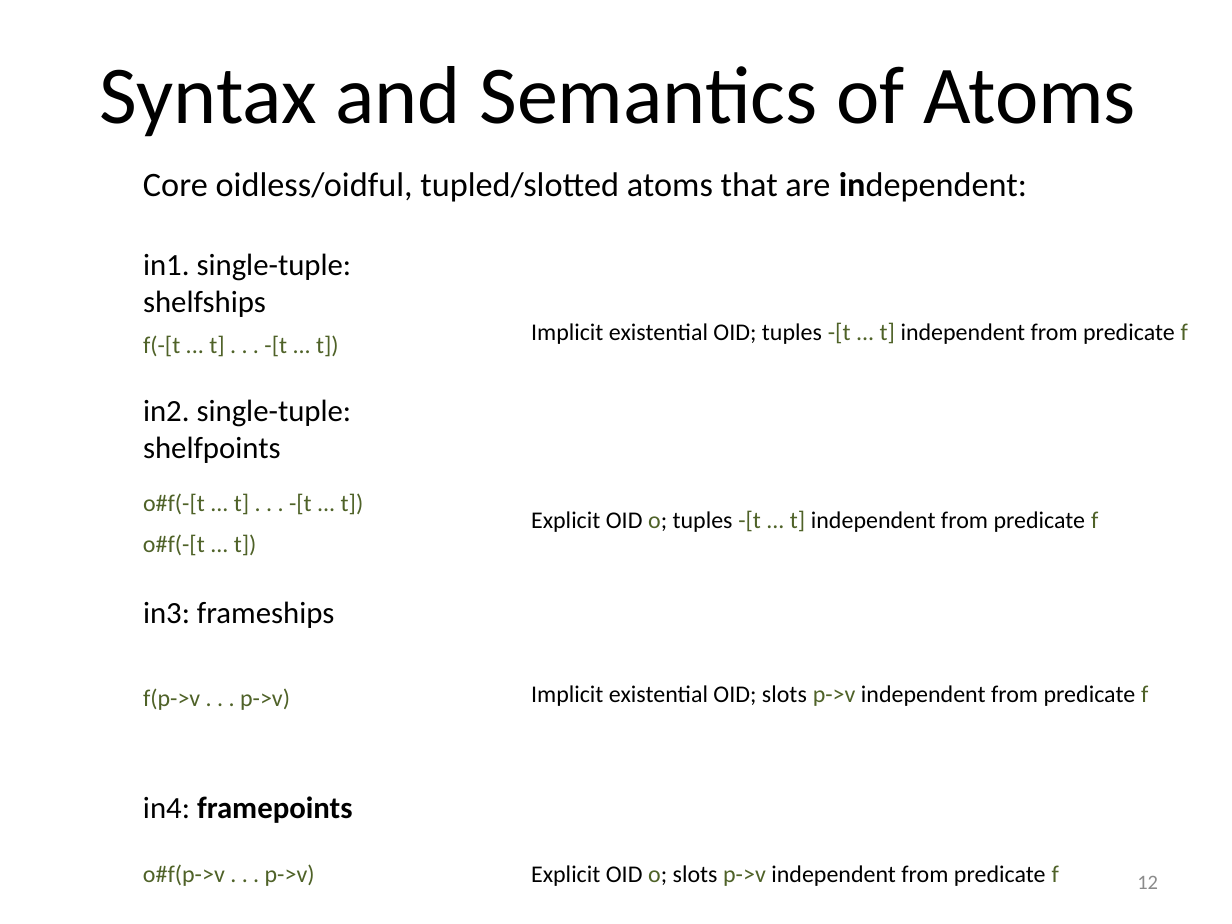
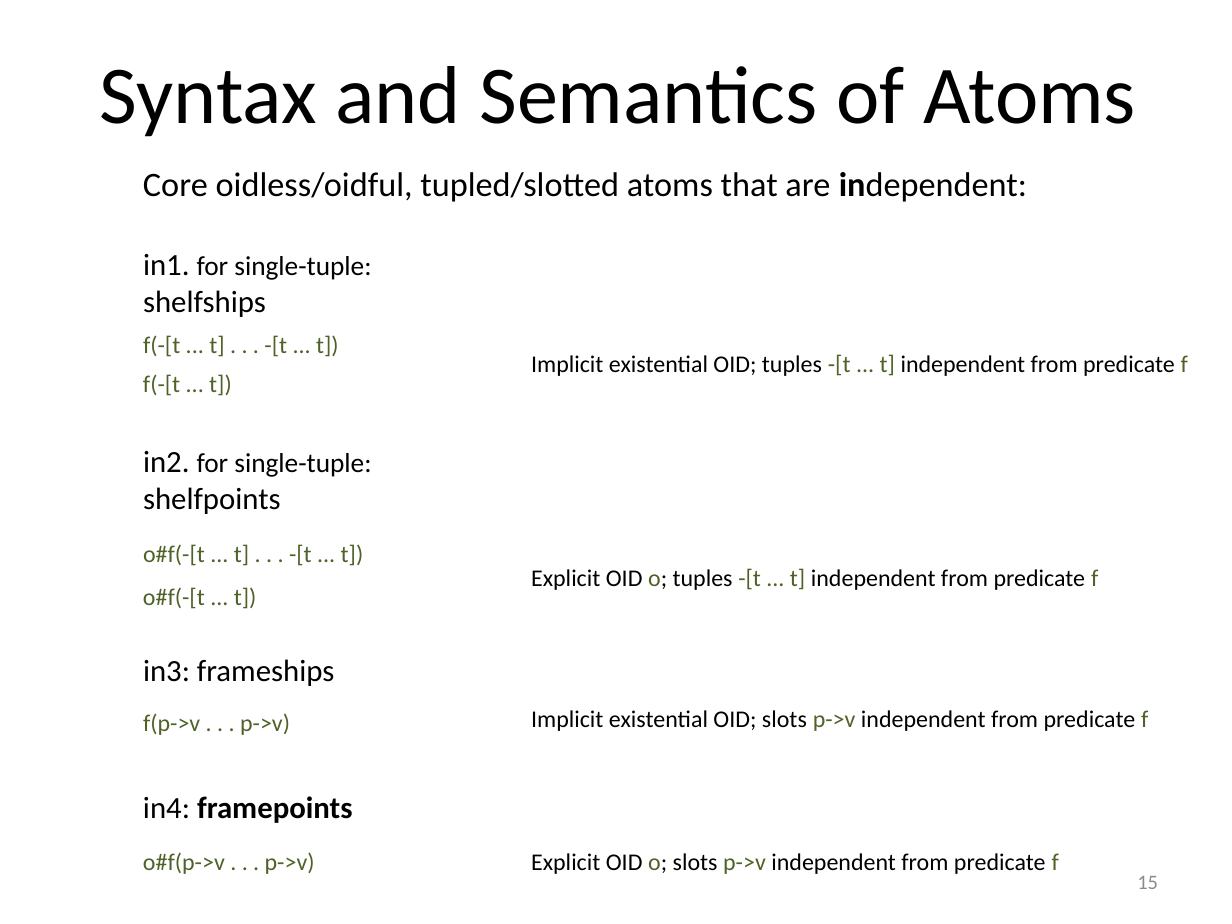
Before and after one commit to RuleML/ruleml-website, a slide deck: slide 15 of talks/PSOAMetamodelGrailogWedding.pptx (slide 12 before the commit). Drawn at 1232x924 pixels with LibreOffice and Linux fonts; fonts in the diff are those of the drawing. Boxes give left, top, right and bottom in pixels: in the first picture for what was removed or moved away, otherwise in the second. Text is boxed around its words. In the diff, an @@ line names an element or a change of style, - is before the commit and + after.

```diff
--- a/talks/PSOAMetamodelGrailogWedding.pptx
+++ b/talks/PSOAMetamodelGrailogWedding.pptx
@@ text at bbox=[143, 254, 371, 280]: text changed; size 18 to 16 pt @@
-in1. single-tuple:
+in1. for single-tuple:
@@ text "Implicit existential OID; tuples -[t ...": place and size @@
-text "Implicit existential OID; tuples -[t ..." at bbox=[531, 322, 1188, 344]
+text "Implicit existential OID; tuples -[t ..." at bbox=[531, 354, 1188, 376]
@@ text added at bbox=[143, 374, 232, 396], 14 pt, text #4F6228 @@
+f(-[t ... t])
@@ text "in2. for single-tuple:": place and size @@
-text "in2. for single-tuple:" at bbox=[143, 399, 352, 463]
+text "in2. for single-tuple:" at bbox=[143, 451, 371, 514]
@@ text at bbox=[143, 451, 371, 477]: text changed; size 18 to 16 pt @@
-in2. single-tuple:
+in2. for single-tuple:
@@ text "o#f(-[t ... t] . . ...": place and size @@
-text "o#f(-[t ... t] . . ..." at bbox=[143, 493, 364, 515]
+text "o#f(-[t ... t] . . ..." at bbox=[143, 544, 364, 566]
@@ text "Explicit OID o; tuples -[t ...": place and size @@
-text "Explicit OID o; tuples -[t ..." at bbox=[531, 510, 1098, 532]
+text "Explicit OID o; tuples -[t ..." at bbox=[531, 568, 1098, 590]
@@ text "o#f(-[t ... t])": place and size @@
-text "o#f(-[t ... t])" at bbox=[143, 534, 257, 556]
+text "o#f(-[t ... t])" at bbox=[143, 587, 257, 609]
@@ text "in3: frameships": place and size @@
-text "in3: frameships" at bbox=[143, 601, 334, 628]
+text "in3: frameships" at bbox=[143, 659, 334, 686]
@@ text "f(p->v . . . p->v)": place and size @@
-text "f(p->v . . . p->v)" at bbox=[143, 688, 290, 710]
+text "f(p->v . . . p->v)" at bbox=[143, 713, 290, 735]
@@ text "Implicit existential OID; slots p->v ...": place and size @@
-text "Implicit existential OID; slots p->v ..." at bbox=[531, 685, 1148, 706]
+text "Implicit existential OID; slots p->v ..." at bbox=[531, 710, 1148, 731]
@@ text "o#f(p->v . . . p->v)": place and size @@
-text "o#f(p->v . . . p->v)" at bbox=[143, 864, 315, 886]
+text "o#f(p->v . . . p->v)" at bbox=[143, 852, 315, 874]
@@ text "Explicit OID o; slots p->v ...": place and size @@
-text "Explicit OID o; slots p->v ..." at bbox=[531, 865, 1059, 886]
+text "Explicit OID o; slots p->v ..." at bbox=[531, 853, 1059, 874]
@@ page number at bbox=[1137, 876, 1158, 889]: text changed @@
-12
+15
```
Also in this commit, not shown: 9 other slides changed, 3 slides added, 1 other file.
